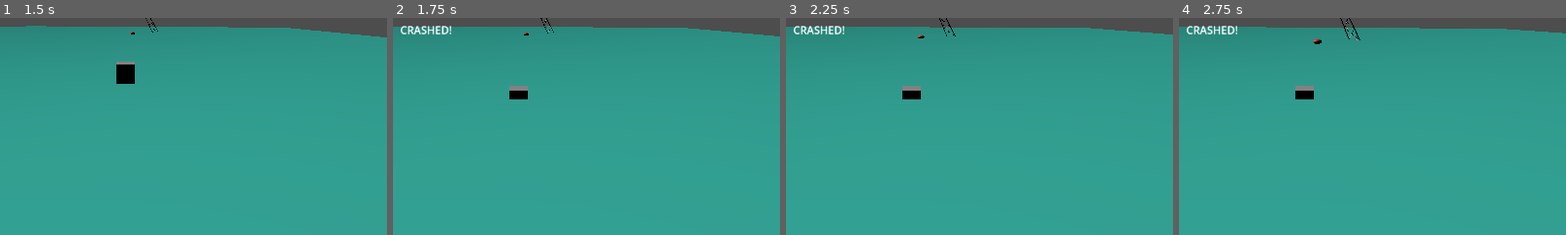
Above: before the commit, frames 1-4 (left to right).
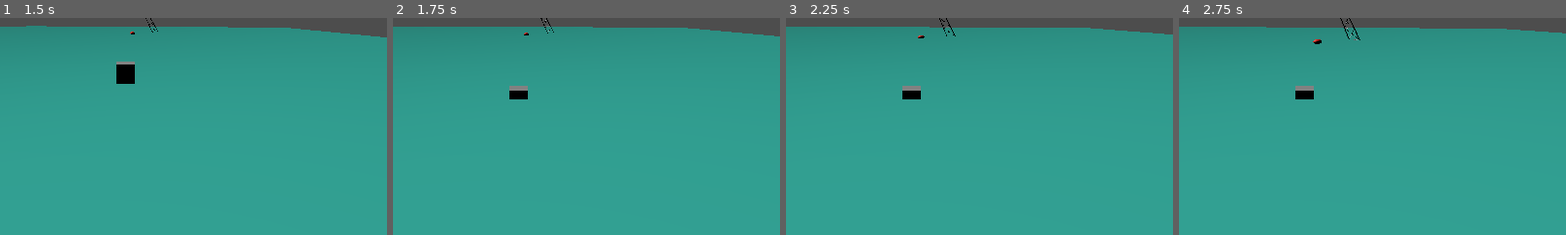
Above: after the commit, the same moments.

Repository: RONARSZN/cable-wakeboard
Game: Godot game, scene res://main.tscn
Same seed, same stepped clock (60 frames per second), same inputs: the game is played once before the commit and once after it.
Inputs (mouse positions are % of the whole screen's width and height, from its top left):
- Up to frame 1 (1.5 s): tap Enter at 0.5 s; move the mouse to (45, 70) at 0.52 s; hold Up from 0.53 s (still down); click (45, 70) at 0.67 s; tap Space at 0.77 s; move the mouse to (80, 65) at 1.27 s
- Up to frame 2 (1.75 s): keep holding Up; tap Space at 1.52 s
- Up to frame 3 (2.25 s): move the mouse to (20, 35) at 2.02 s; release Up at 2.03 s; hold Left from 2.03 s (still down)
- Up to frame 4 (2.75 s): keep holding Left
The pictures show only the part of the screen within x 34-84%, y 38-88%; the shares and areas given below are measured in that part.

Frame 1 is identical in both runs. In frame 2, 0.3% of the frame differs, in the area x 2-16%, y 3-8%; in frame 3, 0.3%; in frame 4, 0.3%.

Commit message:
Fix pop landing crash

Diff:
--- a/rider.gd
+++ b/rider.gd
@@ -48,15 +48,8 @@
 			vertical_offset = 0.0
 			jump_velocity = 0.0
 			is_jumping = false
-
-			# Check if trick was performed
-			if last_trick == "":
-				# Crashed - no trick performed
-				var ui = get_node("/root/Main/UI")
-				ui.crash()
-			else:
-				last_trick = ""
-				last_trick_points = 0
+			last_trick = ""
+			last_trick_points = 0
 
 	# Trick rotation animation
 	if is_animating:
Not shown, changed: tests/verify_obstacle_setup.ps1
